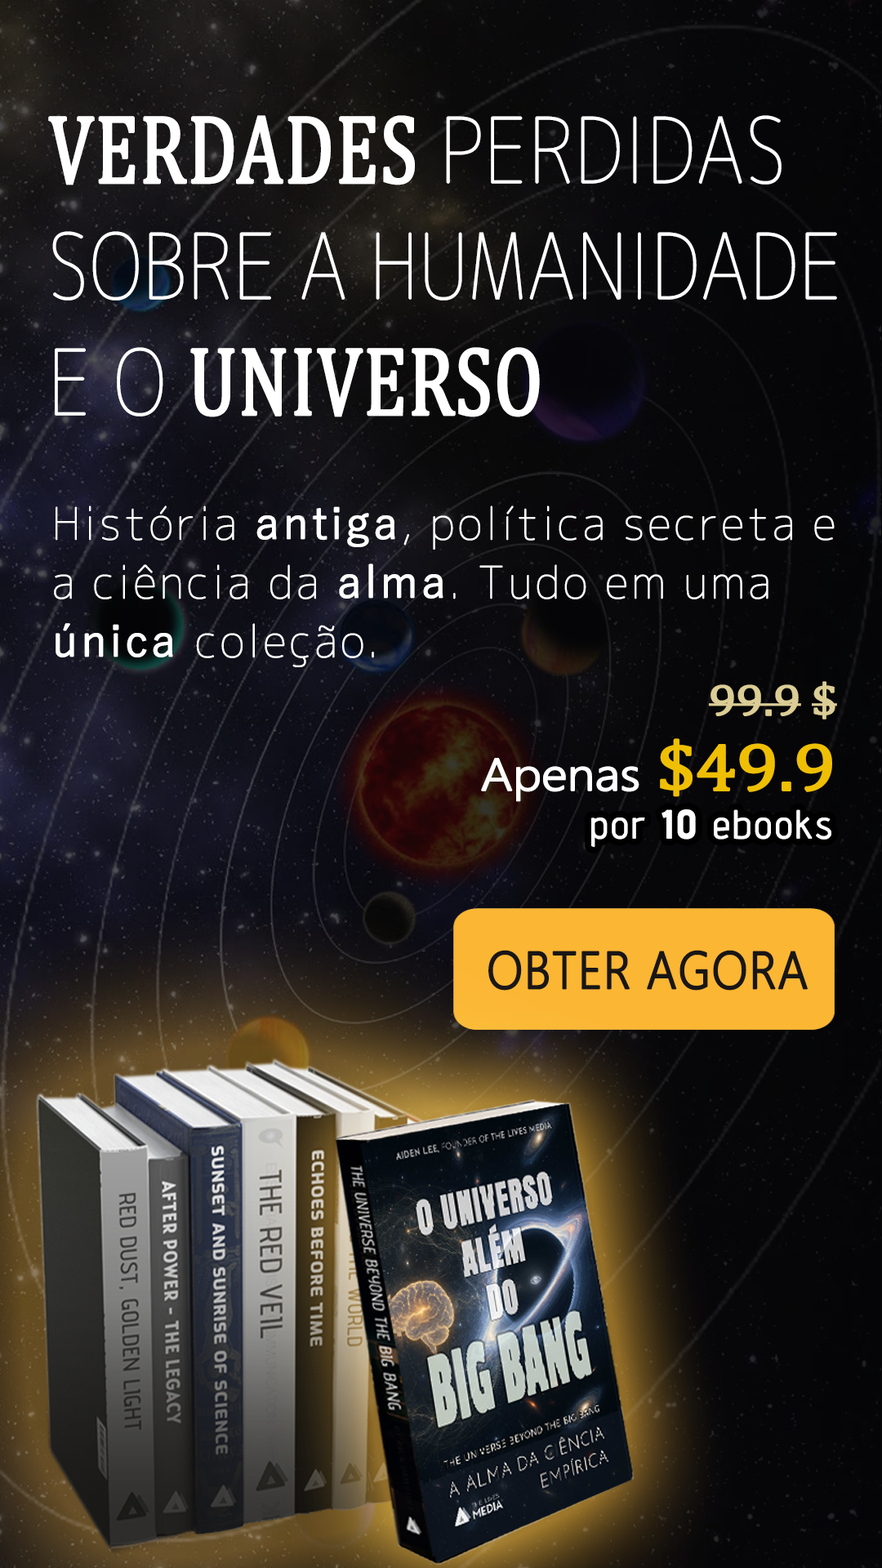
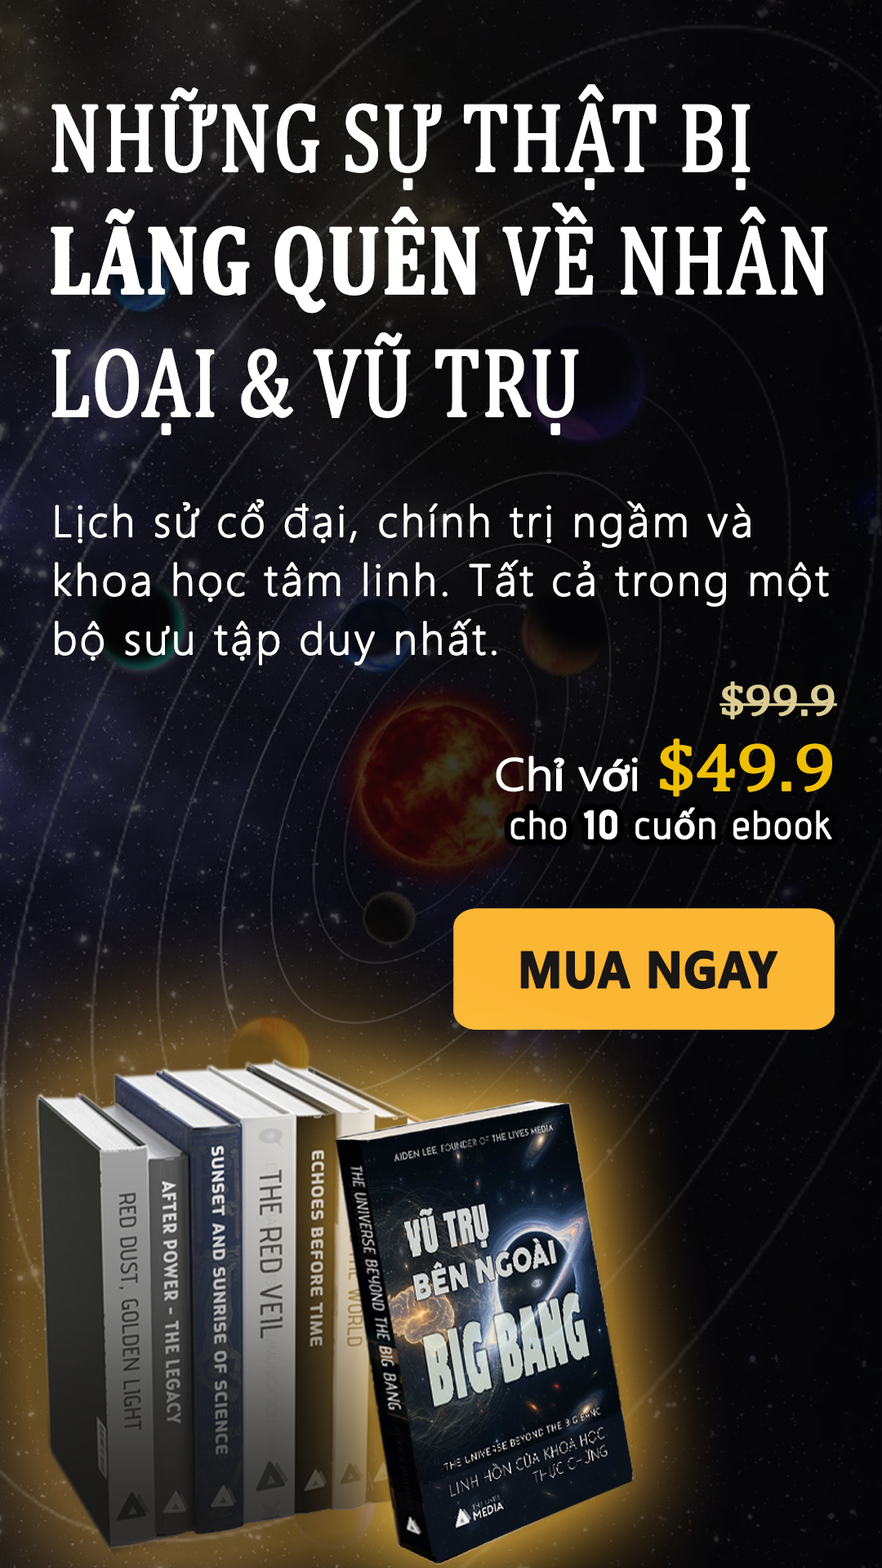
Layers edited between the first and the second 882×1568 image:
painted on "Headline" over [48, 84, 838, 436]
painted on "Sub-headline" over [53, 498, 835, 668]
painted on "$99.90 → ONLY $49.90" over [481, 681, 836, 802]
painted on "For 10 ebooks" over [510, 806, 833, 848]
added layer "Layer 9" above "Layer 8" over [368, 1105, 633, 1562]
painted on "GET NOW" over [488, 949, 808, 991]